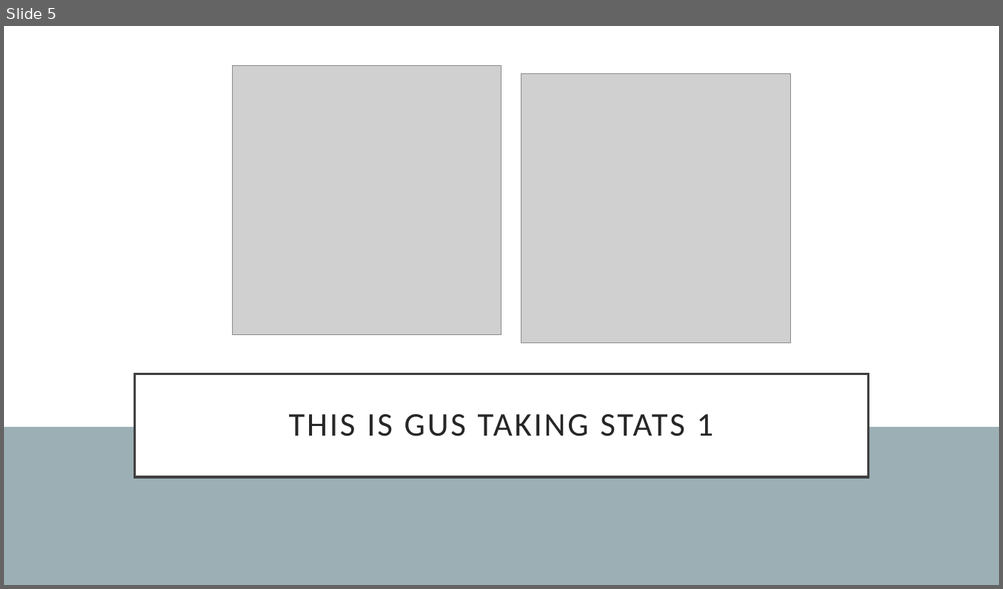
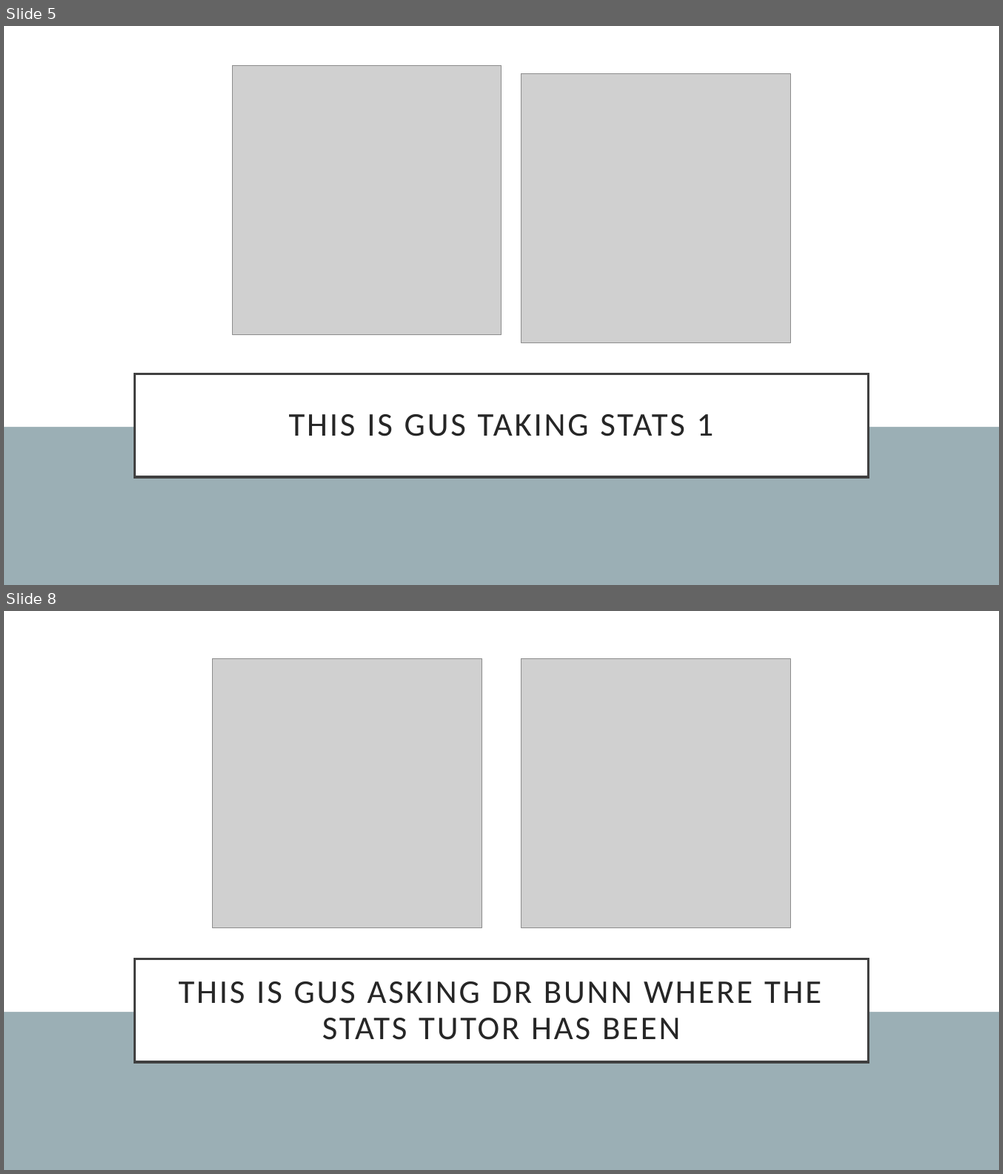
Before and after one commit to guslipkin/Fall2021, a slide deck: ECO 3930 ~ Contemporary Economics/Final Paper/FinalPaper.pptx. Shown one above the other, each under a label of ours: slide 5 before the commit, slides 5 and 8 after it; the slides between them are not shown. The pictures are 1003x589 and 1003x1174 pixels, drawn with LibreOffice and Linux fonts; fonts in the diff are those of the drawing; grey boxes stand for pictures. Boxes give left, top, right and bottom in pixels: in the first picture for what was removed or moved away, otherwise in the second. Text is boxed around its words. In the diff, an @@ line names an element or a change of style, - is before the commit and + after.

```diff
--- a/ECO 3930 ~ Contemporary Economics/Final Paper/FinalPaper.pptx
+++ b/ECO 3930 ~ Contemporary Economics/Final Paper/FinalPaper.pptx
@@ slide 8 added at [4, 611, 999, 1170], background #9BAFB5 @@
@@ rectangle added at [4, 611, 999, 1012], fill #FFFFFF @@
@@ picture added at [212, 659, 481, 928] @@
@@ picture added at [521, 659, 791, 928] @@
@@ title added at [134, 960, 868, 1062], fill #FFFFFF, outline #404040 2.5 pt, 32 pt, text #262626 @@
+THIS IS GUS ASKING DR BUNN WHERE THE STATS TUTOR HAS BEEN
```
Also in this commit, not shown: 3 slides changed, 31 other slides added, 1 other file.
